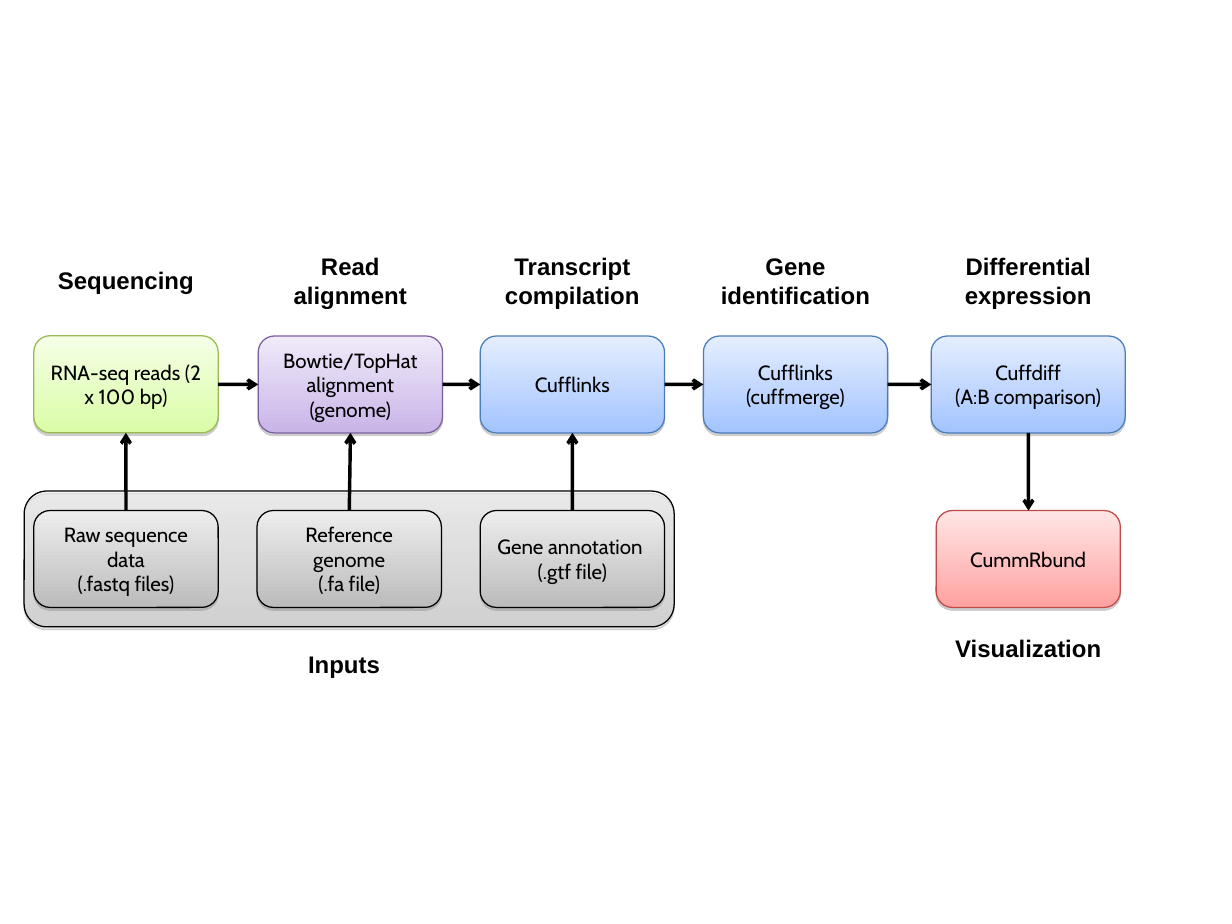
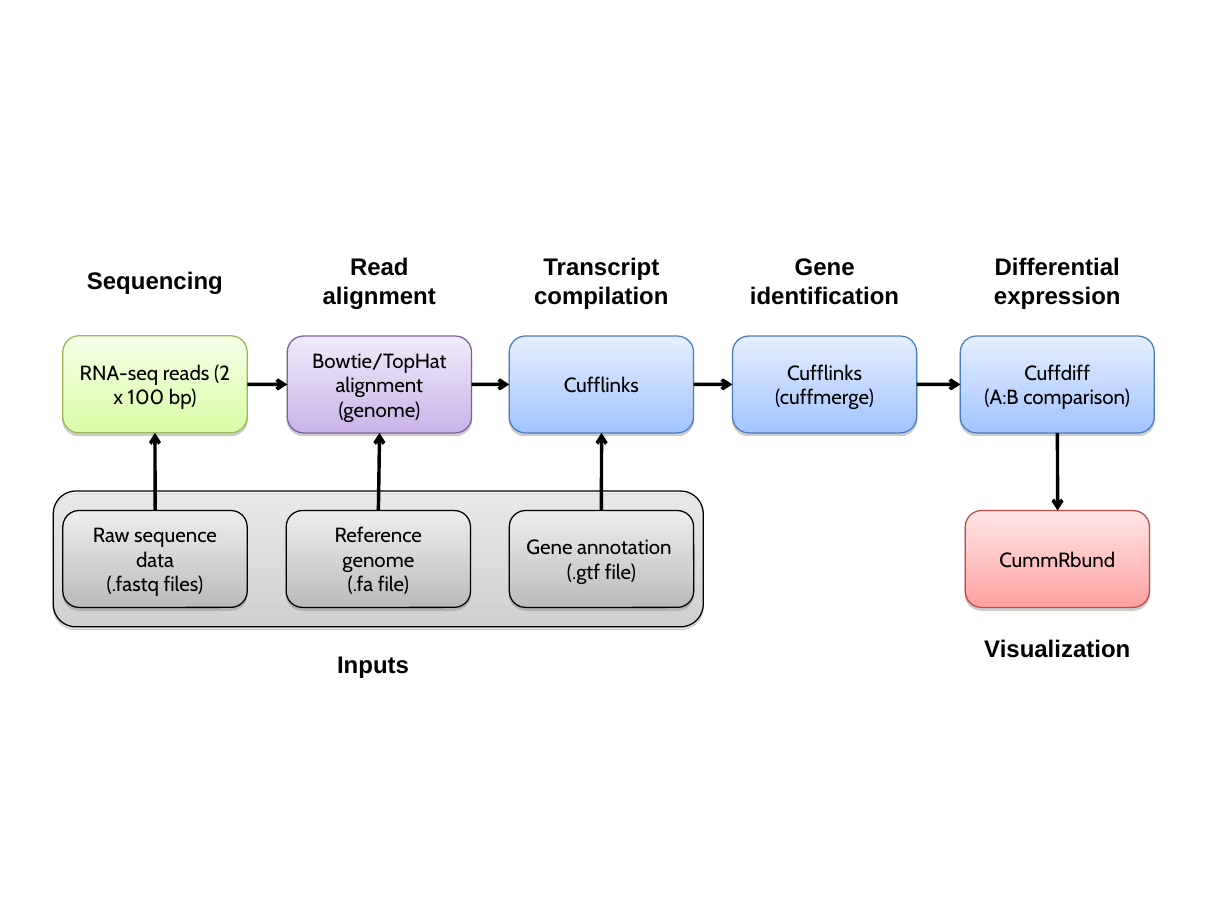
Before and after one commit to griffithlab/rnaseq_tutorial, a slide deck: slide 1 of manuscript/figures/Figure6.ppt. Drawn at 1232x924 pixels with LibreOffice and Linux fonts; fonts in the diff are those of the drawing. Boxes give left, top, right and bottom in pixels: in the first picture for what was removed or moved away, otherwise in the second. Text is boxed around its words. In the diff, an @@ line names an element or a change of style, - is before the commit and + after.

```diff
--- a/manuscript/figures/Figure6.ppt
+++ b/manuscript/figures/Figure6.ppt
@@ 10 rounded rectangles, 8 arrows, 7 texts: place and size @@
-10 rounded rectangles, 8 arrows, 7 texts at (25, 257, 1125, 678)
+10 rounded rectangles, 8 arrows, 7 texts at (53, 257, 1153, 678)
```
Also in this commit, not shown: 17 other files.
